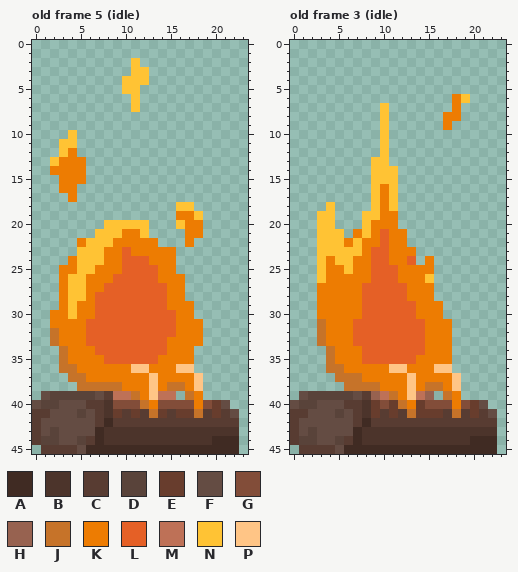
Edited in one commit: pixel-art file (assets/sprites/flameboy.aseprite). The picture above is the old version.
24x46 pixels, 9 frames. Colours within 5 levels of each other are drawn and written as one. Shown: old frame 5 (idle), old frame 3 (idle). The commit also changed other frames, which this record leaves out.
Palette (. is transparent): A #402b23  B #4c342b  C #583c32  D #59433a  E #683d2d  F #644c43  G #824d39  H #976250  J #c67329  K #ed7c02  L #e56026  M #be7157  N #ffc334  P #ffc586
Pixels before, old frame 5 (idle), first column x 0:
 2 ...........N...........
 3 ...........NN..........
 4 ..........NNN..........
 5 ..........NN...........
 6 ...........N...........
 7 ...........N...........
 8 .......................
 9 .......................
10 ....N..................
11 ...NN..................
12 ...NK..................
13 ..NKKK.................
14 ..KKKK.................
15 ...KKK.................
16 ...KK..................
17 ....K..................
18 ................NN.....
19 ................KKN....
20 ........NNNNN...NKK....
21 .......NNNKKN....KK....
22 .....KNNNKKKKK...K.....
23 .....NNNKKLKKKKK.......
24 ....KNNNKKLLLKKK.......
25 ...KKNNKKKLLLLKK.......
26 ...KNNKKKLLLLLKKK......
27 ...KNNKKLLLLLLLKK......
28 ...KNNKLLLLLLLLKK......
29 ...KNKKLLLLLLLLKKK.....
30 ..KKNKKLLLLLLLLLKK.....
31 ..KKKKLLLLLLLLLLKKK....
32 ..JKKKLLLLLLLLLLKKK....
33 ..JKKKLLLLLLLLLKKKK....
34 ...JKKKLLLLLLLLKKK.....
35 ...JKKKKLLLLLLKKKK.....
36 ...JJKKKKKKPPKKKPP.....
37 ....JJKKKKKKKPKKKKP....
38 .....JJJJJKKKPKJJKP....
39 .FDDDDDFCMMJKPMM.JK....
40 FDDFFFCCBGGGJKGGGGKGEF.
41 CCFFFDFCBECECJECEEJCECF
42 CFFFFFFCACCCCCCCCCCCCCC
43 CFDFFFFABBBBBBBBBBBBBBB
44 CDDFFDCABBBBBBBBBBBBAAA
45 .CCCCFAAAAAAAAAAAAAAAAA
Pixels before, old frame 3 (idle), first column x 0:
 6 ..................KN...
 7 ..........N.......K....
 8 ..........N......KK....
 9 ..........N......K.....
10 ..........N............
11 ..........N............
12 ..........N............
13 .........NN............
14 .........NNN...........
15 .........NNN...........
16 .........NKN...........
17 .........NKN...........
18 ....N....NKN...........
19 ...NN...NNKK...........
20 ...NN...NKKK...........
21 ...NNN.KNKLKK..........
22 ...NNNKNKKLKK..........
23 ...NNNNNKLLKKK.........
24 ...NKNNKKLLKKL.K.......
25 ...NKKNKKLLLKKKK.......
26 ...NKKKKKLLLKKKN.......
27 ...KKKKKLLLLLKKK.......
28 ...KKKKKLLLLLKKK.......
29 ...KKKKKLLLLLLKKK......
30 ...KKKKKLLLLLLKKK......
31 ...JKKKLLLLLLLLKKK.....
32 ...JKKKLLLLLLLLKKK.....
33 ...JKKKLLLLLLLLKKK.....
34 ....JKKKLLLLLLLKKK.....
35 ....JKKKLLLLLLKKKK.....
36 ....JJKKKKKPPKKKPP.....
37 .....JJJKKKKKPKKKKP....
38 ......JJJJKKKPKJJKP....
39 .FDDDDDFCHMJKPMH.JK....
40 FDDFFFCCBEGEJKEGGGKGEF.
41 CCFFFDFCBECECJEEECJCECF
42 CFFFFFFCACCCCCCCCCCCCCC
43 CFDFFFFABBBBBBBBBBBBBBB
44 CDDFFDCABBBBBBBBBBBBAAA
45 .CCCCFAAAAAAAAAAAAAAAAA
After:
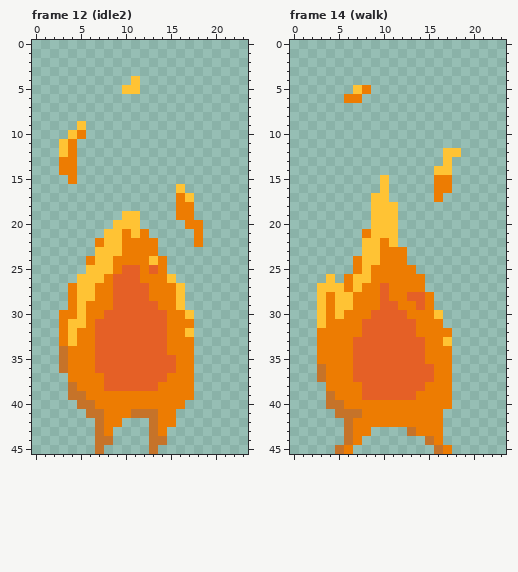
A new or re-ordered frame is compared with the old frame closest to it.
Diff:
frames 9 -> 18
layer "base" added
layer "legs" added
layer "Layer 1" removed
Changed rows in their new state; - is an unchanged pixel.
Frame 12 (idle2) is new; against old frame 5 (idle):
first column x 0:
 2 -----------.-----------
 3 -----------..----------
 4 ----------.-.----------
 6 -----------.-----------
 7 -----------.-----------
 9 -----N-----------------
10 -----K-----------------
11 ----K------------------
13 --.--.-----------------
14 --.--.-----------------
15 ---.-.-----------------
16 ---..-----------N------
17 ----.-----------KN-----
18 ----------------KK-----
19 ----------NN------.----
20 --------.---.---.------
21 -------.---NK----.-----
22 -----..K-N-------.K----
23 -----..-NNK---..-------
24 ----..K-N-KKKN-.-------
25 ---...-NN---K--.-------
26 ---..-NN----KK-N.------
27 ---.K-N-K----KK-N------
28 ---.K-NKK----KK-N------
29 ---.KN-KK-----K-N.-----
30 --.-KN-K-------K-N-----
31 --.-NNK--------K--.----
32 --.-N-K--------K-N.----
33 --.-N-K-----------.----
35 -------L------LL-------
36 ----K--LLLLLLLLLKK-----
37 ----KK--LLLLLLL---.----
38 ----JKKKLLLLLL-KK-.----
39 -...JJKKKKKK-KKKKK.----
40 .....JJKKKKKK-KKK.....-
41 ......JJKKKJJ-KK.......
42 .......JKK...JKK.......
43 .......JK....JK........
44 .......JJ....JJ........
45 -......J.....J.........
Frame 14 (walk) is new; against old frame 3 (idle):
first column x 0:
 5 -------NK--------------
 6 ------KK----------..---
 7 ----------.-------.----
 8 ----------.------..----
 9 ----------.------.-----
10 ----------.------------
11 ----------.------------
12 ----------.------NN----
13 ---------..------N-----
14 ---------...----NN-----
15 ---------.-.----KK-----
16 ---------.N.----KK-----
17 ----------N.----K------
18 ----.-----N------------
19 ---..---.-NN-----------
20 ---..---.NNN-----------
21 ---...-.KNNN.----------
22 ---.....NNKN.----------
23 ---.....NNK--.---------
24 ---....-NNK--.-.-------
25 ---....-NKKK--..-------
26 ---.N.-NNKKK---.-------
27 ---NNN-NKK-KK--.-------
28 ---N-NN-KK-KKLL--------
29 ---N-NN-KK--KKL-.------
30 ---N-N--K----K--N------
31 ---N---K------K--.-----
32 ---K---K------K--------
33 ---K-------------N-----
34 ---KK--L---------------
35 ---KK--L------L--------
36 ---JKK-LLLLLLLLLKK-----
37 ---JKKKLLLLLLLLL--.----
38 ----KKKKLLLLLLLKK-.----
39 -...JKKKLLLLLLKKKK.----
40 ....JJKKKKKKK-KKKK....-
41 .....JJJKKKKKKKKK......
42 ......JKKKKKKKKKK......
43 ......JKK....JKKK......
44 ......JK.......JK......
45 -....JK.........JK.....
